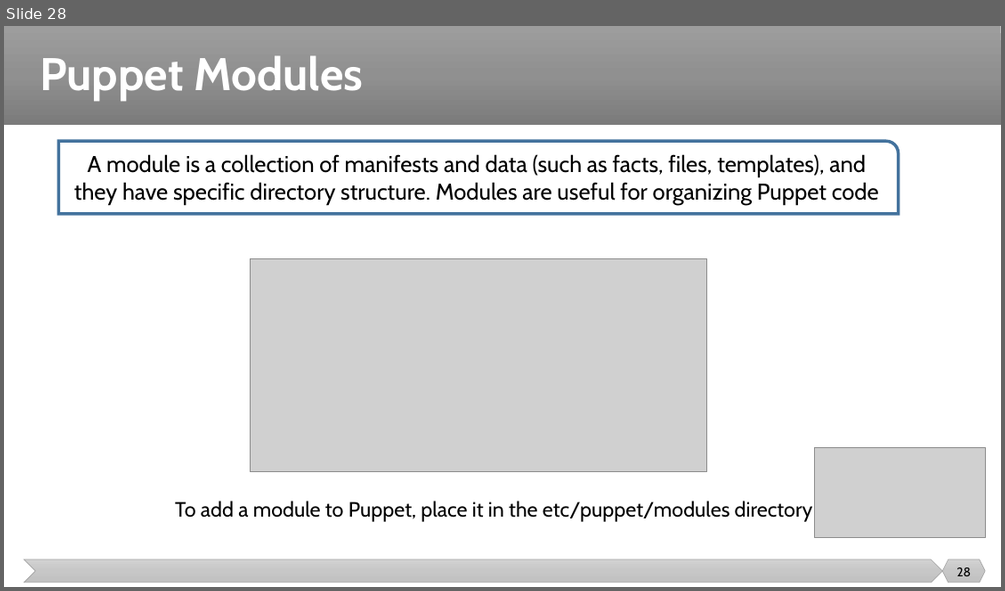
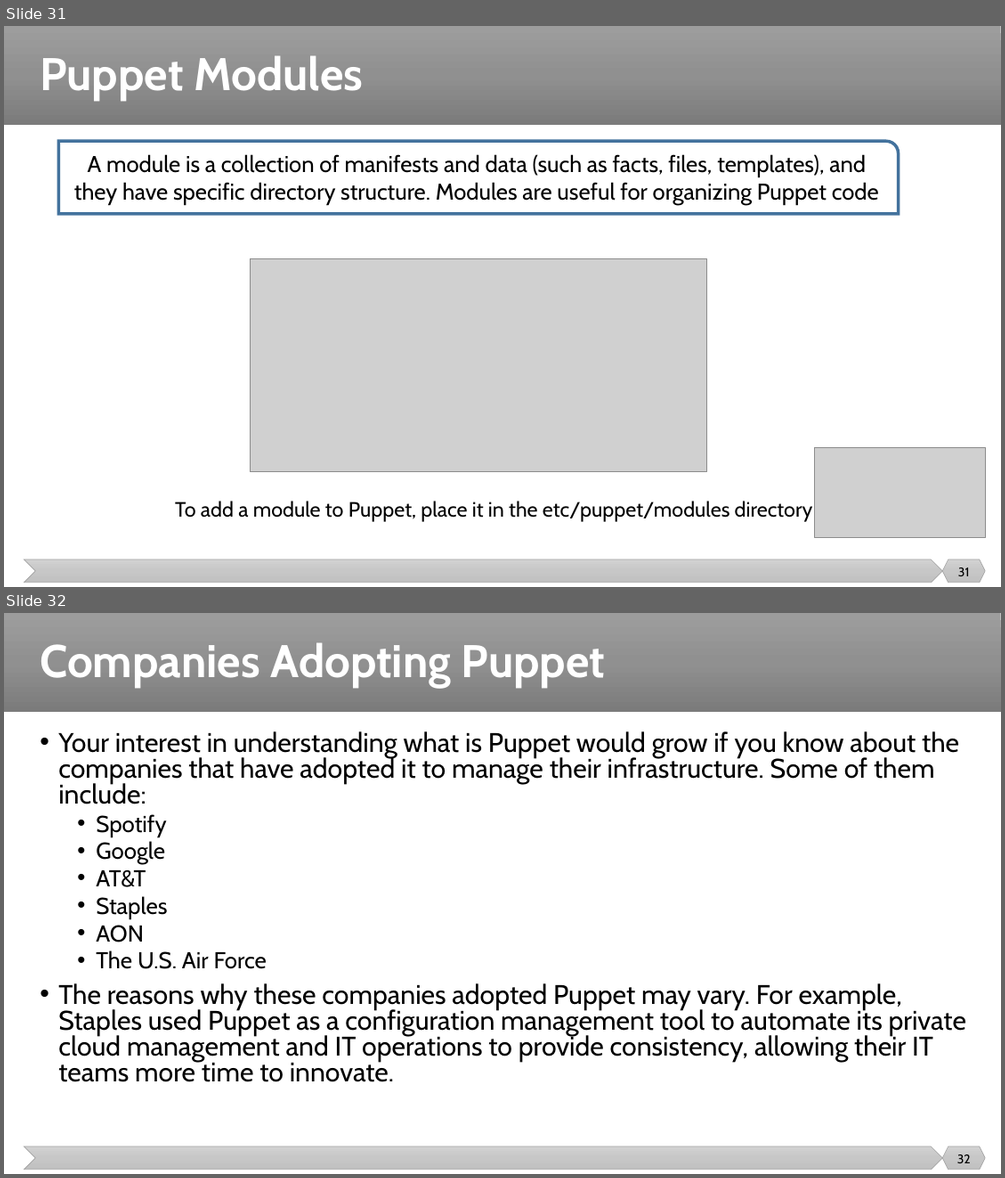
Before and after one commit to malenezi/malenezi, a slide deck: SE489/Lectures/6-Configuration Management/Configuration Management 2.pptx. Shown one above the other, each under a label of ours: slide 28 before the commit, slides 31 and 32 after it. The pictures are 1005x591 and 1005x1178 pixels, drawn with LibreOffice and Linux fonts; fonts in the diff are those of the drawing; grey boxes stand for pictures. Boxes give left, top, right and bottom in pixels: in the first picture for what was removed or moved away, otherwise in the second. Text is boxed around its words. In the diff, an @@ line names an element or a change of style, - is before the commit and + after.

```diff
--- a/SE489/Lectures/6-Configuration Management/Configuration Management 2.pptx
+++ b/SE489/Lectures/6-Configuration Management/Configuration Management 2.pptx
@@ slide 32 added at [4, 613, 1001, 1174], background #FFFFFF; not listed: 3 template elements that a slide beside it also shows @@
@@ title added at [40, 642, 606, 687], 44 pt, text #FFFFFF, bold @@
+Companies Adopting Puppet
@@ text added at [58, 731, 966, 1082], 25.9 pt, text #000000 @@
+• Your interest in understanding what is Puppet would grow if you know about the companies that have adopted it to manage their infrastructure. Some of them include:
+  • Spotify
+  • Google
+  • AT&T
+  • Staples
+  • AON
+  • The U.S. Air Force
+• The reasons why these companies adopted Puppet may vary. For example, Staples used Puppet as a configuration management tool to automate its private cloud management and IT operations to provide consistency, allowing their IT teams more time to innovate.
@@ page number added at [957, 1154, 971, 1163], 12 pt, text #000000 @@
+32
@@ what was slide 28 is now slide 31 @@
@@ page number at [958, 567, 970, 576]: text changed @@
-28
+31
```
Also in this commit, not shown: 1 slide changed, 6 other slides added, 1 other file.
